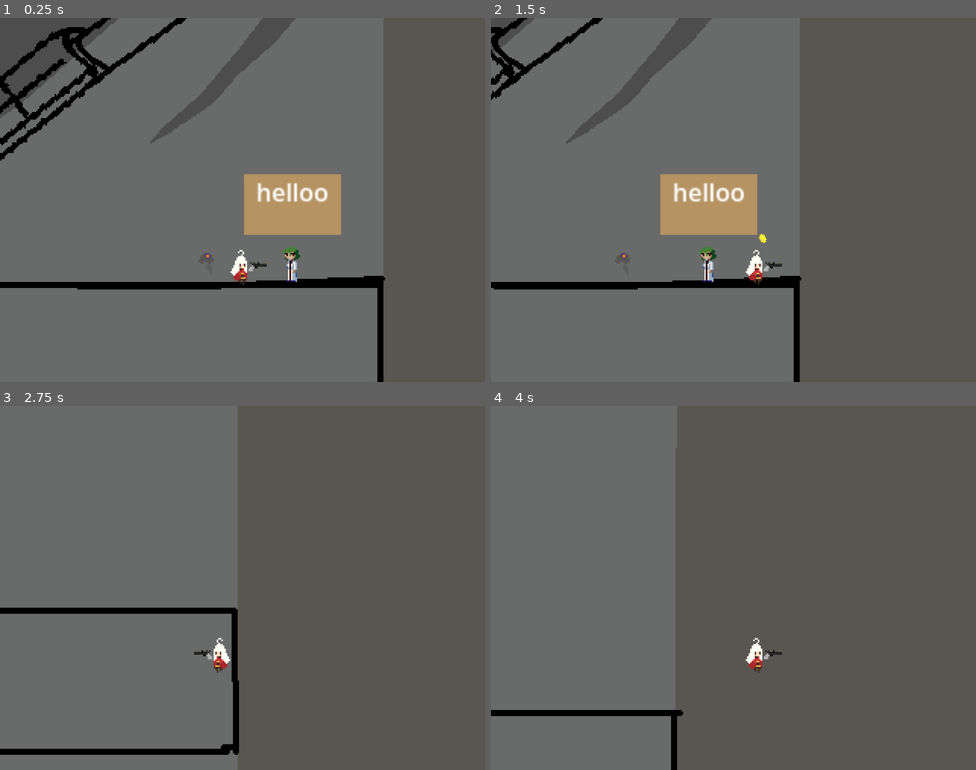
Above: before the commit, frames 1-4 (two rows, left to right).
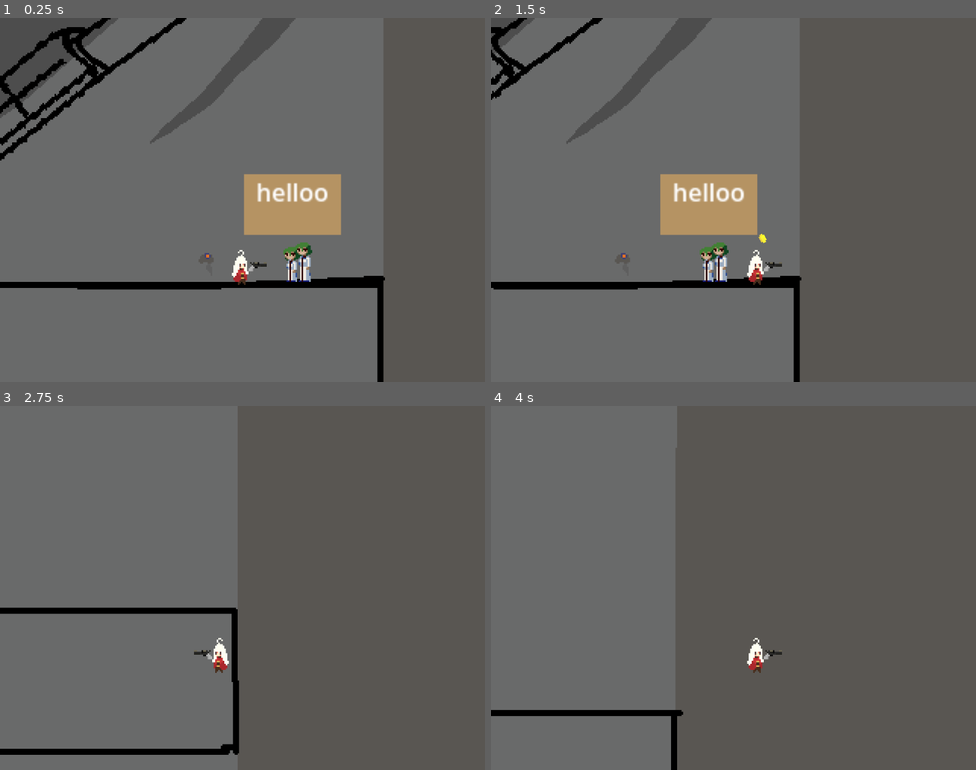
Above: after the commit, the same moments.

Repository: MaiGamesDev/Platformer_Project
Game: Godot game, scene res://SCENE/Game.tscn
The game is run twice, just before and just after one commit, with the same random seed, the same clock (stepped at 60 frames per second) and the same inputs.
Inputs (mouse positions are in pixels of both pictures, inside the frame that each line leads up to):
- Up to frame 1 (0.25 s): no input
- Up to frame 2 (1.5 s): tap Enter (ui_accept) at 0.5, 0.77 s; move the mouse to (840, 181) at 0.52 s; press the mouse at (840, 181) at 0.53 s; hold D (move_right) from 0.53 s (still down); move the mouse to (636, 218) at 1.27 s; release the mouse at (636, 218) at 1.28 s; right-click (636, 218) at 1.35 s
- Up to frame 3 (2.75 s): tap Enter (ui_accept) at 1.52 s; move the mouse to (291, 507) at 2.02 s; release D (move_right) at 2.03 s; press the mouse at (291, 507) at 2.03 s; hold A (move_left) from 2.03 s (still down)
- Up to frame 4 (4 s): move the mouse to (709, 660) at 2.77 s; release A (move_left) at 2.78 s; release the mouse at (709, 660) at 2.78 s; hold D (move_right) from 2.78 s (still down); right-click (709, 660) at 2.85 s; tap Enter (ui_accept) at 3.02, 3.77 s; move the mouse to (879, 642) at 3.52 s; press the mouse at (879, 642) at 3.53 s

The runs differ from the first frame. In frame 1, 0.3% of the frame differs, in the area x 47-65%, y 61-74%; in frame 2, 0.3%, in the area x 45-57%, y 61-74%; in frame 3, less than 0.1%; in frame 4, less than 0.1%.
Error in both runs: Invalid assignment of property or key 'playing' with value of type 'bool' on a base object of type 'AnimatedSprite2D'. (res://SCENE/Bullet.gd:10)

Commit message:
스프라이트 수정

Diff:
--- a/SCENE/Game.tscn
+++ b/SCENE/Game.tscn
@@ -14,6 +14,7 @@
 [ext_resource type="PackedScene" uid="uid://dnbthyxy0yu55" path="res://SCENE/Bullet.tscn" id="10_o65mu"]
 [ext_resource type="Texture2D" uid="uid://yn2fuayf4vxl" path="res://ART/enemy.png" id="12_b64q1"]
 [ext_resource type="Texture2D" uid="uid://ciugmnln1bv5u" path="res://ART/npc_sheet.png" id="14_0x3g4"]
+[ext_resource type="Texture2D" uid="uid://can2xt0blgi3f" path="res://ART/npc.png" id="15_ghhds"]
 
 [sub_resource type="RectangleShape2D" id="1"]
 size = Vector2(10, 20)
@@ -614,6 +615,72 @@
 "name": &"wall_grab",
 "speed": 10.0
 }]
+
+[sub_resource type="AnimationNodeAnimation" id="AnimationNodeAnimation_qovbi"]
+animation = &"walk"
+
+[sub_resource type="AnimationNodeStateMachineTransition" id="AnimationNodeStateMachineTransition_4d02v"]
+
+[sub_resource type="AnimationNodeStateMachine" id="AnimationNodeStateMachine_gnpdv"]
+states/Start/position = Vector2(191, 100)
+states/walk/node = SubResource("AnimationNodeAnimation_qovbi")
+states/walk/position = Vector2(310, 20)
+transitions = ["Start", "walk", SubResource("AnimationNodeStateMachineTransition_4d02v")]
+graph_offset = Vector2(30, -17)
+
+[sub_resource type="AnimationNodeStateMachinePlayback" id="AnimationNodeStateMachinePlayback_l7hdb"]
+
+[sub_resource type="Animation" id="Animation_s305b"]
+resource_name = "idle"
+tracks/0/type = "value"
+tracks/0/imported = false
+tracks/0/enabled = true
+tracks/0/path = NodePath("../Sprite:animation")
+tracks/0/interp = 1
+tracks/0/loop_wrap = true
+tracks/0/keys = {
+"times": PackedFloat32Array(0),
+"transitions": PackedFloat32Array(1),
+"update": 1,
+"values": [&"idle"]
+}
+
+[sub_resource type="Animation" id="Animation_mn2m6"]
+resource_name = "walk"
+tracks/0/type = "value"
+tracks/0/imported = false
+tracks/0/enabled = true
+tracks/0/path = NodePath("../Sprite:animation")
+tracks/0/interp = 1
+tracks/0/loop_wrap = true
+tracks/0/keys = {
+"times": PackedFloat32Array(0),
+"transitions": PackedFloat32Array(1),
+"update": 1,
+"values": [&"walk"]
+}
+
+[sub_resource type="Animation" id="Animation_2geju"]
+length = 0.001
+tracks/0/type = "value"
+tracks/0/imported = false
+tracks/0/enabled = true
+tracks/0/path = NodePath("../Sprite:animation")
+tracks/0/interp = 1
+tracks/0/loop_wrap = true
+tracks/0/keys = {
+"times": PackedFloat32Array(0),
+"transitions": PackedFloat32Array(1),
+"update": 1,
+"values": [&"idle"]
+}
+
+[sub_resource type="AnimationLibrary" id="AnimationLibrary_t0iom"]
+_data = {
+"RESET": SubResource("Animation_2geju"),
+"idle": SubResource("Animation_s305b"),
+"walk": SubResource("Animation_mn2m6")
+}
 
 [sub_resource type="RectangleShape2D" id="RectangleShape2D_m6tpf"]
 size = Vector2(340, 60)
@@ -655,7 +722,7 @@
 texture_filter = 1
 position = Vector2(0, 24)
 frames = SubResource("8")
-animation = &"walk"
+animation = &"idle"
 playing = true
 offset = Vector2(-1, -34)
 
@@ -686,6 +753,17 @@
 editor_draw_limits = true
 editor_draw_drag_margin = true
 
+[node name="SpriteTree" type="AnimationTree" parent="Player"]
+tree_root = SubResource("AnimationNodeStateMachine_gnpdv")
+anim_player = NodePath("Animation")
+active = true
+parameters/playback = SubResource("AnimationNodeStateMachinePlayback_l7hdb")
+
+[node name="Animation" type="AnimationPlayer" parent="Player/SpriteTree"]
+libraries = {
+"": SubResource("AnimationLibrary_t0iom")
+}
+
 [node name="StaticBody2D" type="StaticBody2D" parent="."]
 position = Vector2(-48, 392)
 
@@ -748,3 +826,8 @@
 text = "helloo
 "
 horizontal_alignment = 1
+
+[node name="Npc2" type="Sprite2D" parent="."]
+texture_filter = 1
+position = Vector2(288, 235)
+texture = ExtResource("15_ghhds")
Binary file changed: ART/npc.png
Not shown: 1 places in SCENE/Game.tscn that only renumber resources
